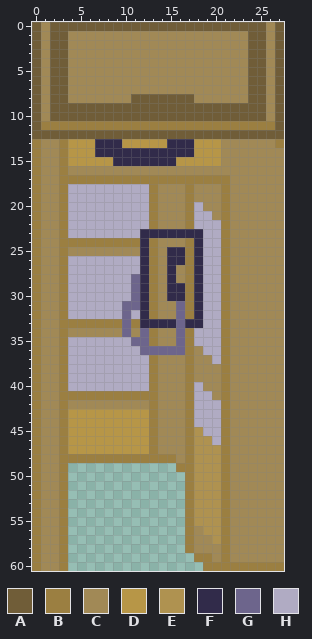
A pixel-art file gets an edit: Assets/Art/Hide Objects/phonebox.aseprite. This is how it looked before the edit.
28x61 pixels, 1 frame. Colours within 5 levels of each other are drawn and written as one.
Palette (. is transparent): A #705d38  B #9b7f41  C #a18956  D #b79647  E #af9250  F #312b4a  G #6d658c  H #b0abc3
Now the later version:
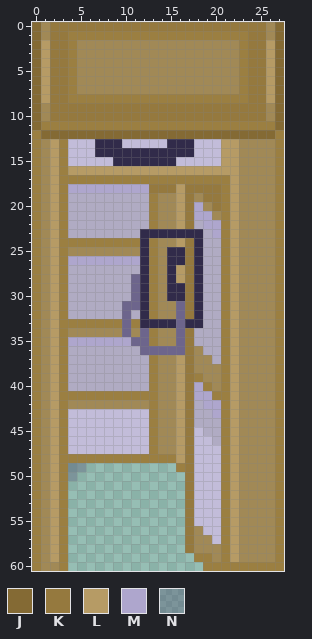
Colours new in this view: J #846a34  K #95793e  L #b69b65  M #aea6cd  N #42376150
Diff:
Colour D changes from #b79647 to #c2bcd9.
Layer "Layer 2":
Colour B replaces colour A in row 8 at x 11 to 17; in row 12 at x 0 and 27.
Colour B replaces colour C in row 1 at x 4 to 23; in rows 2 to 7 at x 4 and 23; in row 8 at x 4 to 10 and 18 to 23; in rows 14 to 38 at x 27; in row 39 at x 18 and 27; in row 40 at x 19 and 27.
Colour B replaces colour C in row 41 at x 20 and 27; in rows 42 to 59 at x 27.
Colour D replaces colour E in row 45 at x 18; in row 46 at x 18 to 19; in rows 47 to 55 at x 18 to 20; in row 56 at x 19 to 20; in row 57 at x 20.
Colour J replaces colour A in rows 0 to 11 at x 0 and 27; in row 12 at x 1 to 26.
Colour K replaces colour A in row 0 at x 2 to 25; in rows 1 to 8 at x 2 to 3 and 24 to 25; in rows 9 to 10 at x 2 to 25.
Colour K replaces colour B in row 18 at x 13 and 17; in rows 19 to 22 at x 17; in rows 24 to 32 at x 17; in rows 34 to 58 at x 17.
Colour K replaces colour C in row 18 at x 14 to 15 and 18 to 20; in row 19 at x 19 to 20; in row 20 at x 20.
Colour L replaces colour C in rows 2 to 8 at x 1 and 26; in rows 13 to 15 at x 2 and 21 to 22; in row 16 at x 2 and 4 to 22; in row 17 at x 2 and 22; in rows 18 to 22 at x 2, 16 and 22; in row 23 at x 2 and 22.
Colour L replaces colour C in row 24 at x 2, 16 and 22; in rows 25 to 26 at x 2 and 22; in rows 27 to 28 at x 2, 16 and 22; in rows 29 to 36 at x 2 and 22; in rows 37 to 48 at x 2, 16 and 22; in rows 49 to 59 at x 2 and 22.
Colour M replaces colour H in row 18 at x 4 to 12; in row 20 at x 18; in row 21 at x 18 to 19; in row 22 at x 19 to 20; in row 23 at x 20; in row 26 at x 4 to 11.
Colour M replaces colour H in row 35 at x 4 to 10; in row 40 at x 18; in row 41 at x 18 to 19; in row 42 at x 19 to 20; in row 43 at x 20.
Colour N is added in row 49 at x 4 to 5; in row 50 at x 4.
